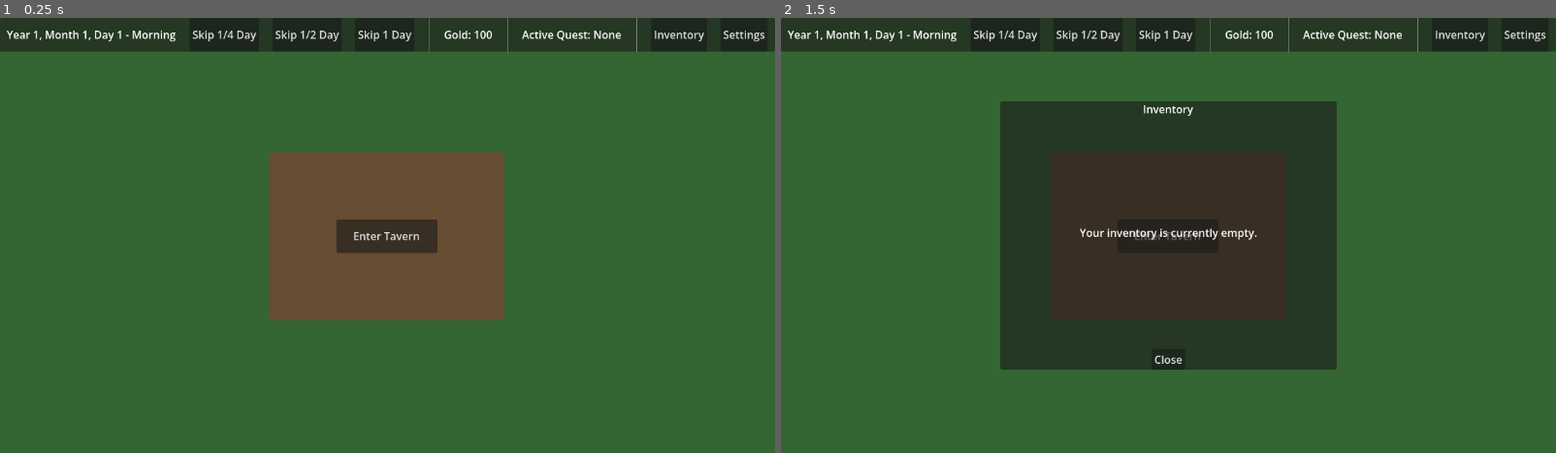
Above: before the commit, frames 1-2 (left to right).
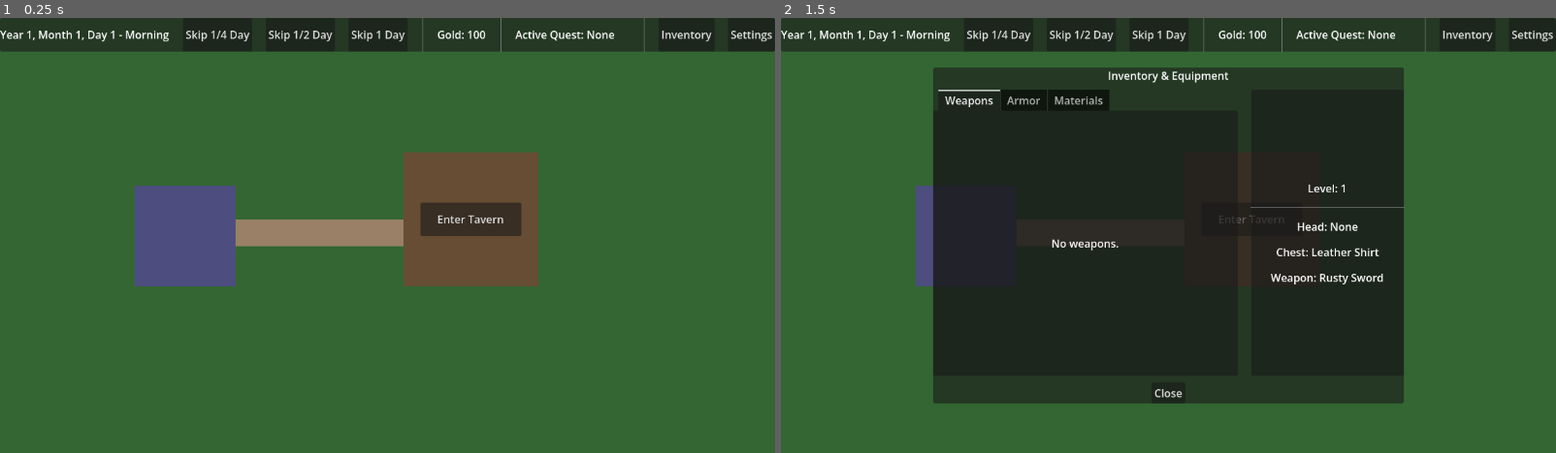
Above: after the commit, the same moments.

Repository: fakemailnum6-ux/Different-Way
Game: Godot game, scene res://Map/Map.tscn
Two runs of this game, one before a commit and one after it. Both use one fixed random seed, a clock stepped at 60 frames per second and the inputs below.
Inputs:
- Up to frame 1 (0.25 s): no input
- Up to frame 2 (1.5 s): click "Inventory" at 0.5 s; click "Enter Tavern" at 1.25 s

The runs differ from the first frame. In frame 1, 14% of the frame differs, in the area x 0-100%, y 0-70%; in frame 2, 30%, in the area x 0-100%, y 0-89%.

Commit message:
Refine UI scaling, inventory layout, and map visuals
- Updated HUDManager QuestLabel to dynamically scale and truncate ellipsis to prevent layout overlaps.
- Populated HUDManager Resolution settings with standard aspect ratios and connected signal to update DisplayServer window size.
- Refactored InventoryUI to feature a TabContainer for item categories (Weapons, Armor, Materials) and a dedicated Equipment/Level panel.
- Improved Map visually by adding connected ColorRect structures (Tavern, GenericHouse, and Road).

Co-authored-by: vasyafaker <273591210+vasyafaker@users.noreply.github.com>

Diff:
--- a/Map/Map.tscn
+++ b/Map/Map.tscn
@@ -30,20 +30,36 @@
 grow_vertical = 2
 color = Color(0.2, 0.4, 0.2, 1)
 
+[node name="Road" type="ColorRect" parent="MapUI"]
+layout_mode = 0
+offset_left = 200.0
+offset_top = 300.0
+offset_right = 800.0
+offset_bottom = 340.0
+color = Color(0.6, 0.5, 0.4, 1)
+
 [node name="TavernGround" type="ColorRect" parent="MapUI"]
 layout_mode = 0
-offset_left = 400.0
+offset_left = 600.0
 offset_top = 200.0
-offset_right = 750.0
-offset_bottom = 450.0
+offset_right = 800.0
+offset_bottom = 400.0
 color = Color(0.4, 0.3, 0.2, 1)
+
+[node name="GenericHouse" type="ColorRect" parent="MapUI"]
+layout_mode = 0
+offset_left = 200.0
+offset_top = 250.0
+offset_right = 350.0
+offset_bottom = 400.0
+color = Color(0.3, 0.3, 0.5, 1)
 
 [node name="EnterTavernButton" type="Button" parent="MapUI"]
 layout_mode = 0
-offset_left = 500.0
-offset_top = 300.0
-offset_right = 650.0
-offset_bottom = 350.0
+offset_left = 625.0
+offset_top = 275.0
+offset_right = 775.0
+offset_bottom = 325.0
 text = "Enter Tavern"
 
 [node name="CanvasLayer" type="CanvasLayer" parent="."]
--- a/UI/HUDManager.gd
+++ b/UI/HUDManager.gd
@@ -6,9 +6,27 @@
 @onready var settings_panel = $SettingsPanel
 @onready var time_label = $TopBar/HBoxContainer/TimeLabel
 @onready var quest_label = $TopBar/HBoxContainer/QuestLabel
+@onready var resolution_option = $SettingsPanel/VBoxContainer/HBoxContainerRes/ResolutionOption
+
+const RESOLUTIONS = [
+	Vector2i(1920, 1080),
+	Vector2i(1600, 900),
+	Vector2i(1280, 720),
+	Vector2i(1024, 768),
+	Vector2i(800, 600)
+]
 
 func _ready():
 	settings_panel.hide()
+
+	for res in RESOLUTIONS:
+		resolution_option.add_item("%d x %d" % [res.x, res.y])
+
+	resolution_option.item_selected.connect(_on_resolution_selected)
+
+func _on_resolution_selected(index: int):
+	var size = RESOLUTIONS[index]
+	DisplayServer.window_set_size(size)
 
 func set_time_text(text: String):
 	time_label.text = text
--- a/UI/HUDManager.tscn
+++ b/UI/HUDManager.tscn
@@ -57,7 +57,9 @@
 
 [node name="QuestLabel" type="Label" parent="TopBar/HBoxContainer"]
 layout_mode = 2
+size_flags_horizontal = 3
 text = "Active Quest: None"
+text_overrun_behavior = 3
 
 [node name="VSeparator3" type="VSeparator" parent="TopBar/HBoxContainer"]
 layout_mode = 2
--- a/UI/InventoryUI.tscn
+++ b/UI/InventoryUI.tscn
@@ -18,10 +18,10 @@
 anchor_top = 0.5
 anchor_right = 0.5
 anchor_bottom = 0.5
-offset_left = -250.0
-offset_top = -200.0
-offset_right = 250.0
-offset_bottom = 200.0
+offset_left = -350.0
+offset_top = -250.0
+offset_right = 350.0
+offset_bottom = 250.0
 grow_horizontal = 2
 grow_vertical = 2
 
@@ -32,20 +32,98 @@
 anchor_bottom = 1.0
 grow_horizontal = 2
 grow_vertical = 2
-theme_override_constants/separation = 20
+theme_override_constants/separation = 10
 alignment = 1
 
-[node name="Label" type="Label" parent="Panel/VBoxContainer"]
+[node name="TitleLabel" type="Label" parent="Panel/VBoxContainer"]
 layout_mode = 2
-text = "Inventory"
+text = "Inventory & Equipment"
 horizontal_alignment = 1
 
-[node name="EmptyLabel" type="Label" parent="Panel/VBoxContainer"]
+[node name="HBoxContainer" type="HBoxContainer" parent="Panel/VBoxContainer"]
 layout_mode = 2
 size_flags_vertical = 3
-text = "Your inventory is currently empty."
+theme_override_constants/separation = 20
+
+[node name="TabContainer" type="TabContainer" parent="Panel/VBoxContainer/HBoxContainer"]
+layout_mode = 2
+size_flags_horizontal = 3
+
+[node name="Weapons" type="Control" parent="Panel/VBoxContainer/HBoxContainer/TabContainer"]
+layout_mode = 2
+
+[node name="Label" type="Label" parent="Panel/VBoxContainer/HBoxContainer/TabContainer/Weapons"]
+layout_mode = 1
+anchors_preset = 15
+anchor_right = 1.0
+anchor_bottom = 1.0
+text = "No weapons."
 horizontal_alignment = 1
 vertical_alignment = 1
+
+[node name="Armor" type="Control" parent="Panel/VBoxContainer/HBoxContainer/TabContainer"]
+visible = false
+layout_mode = 2
+
+[node name="Label" type="Label" parent="Panel/VBoxContainer/HBoxContainer/TabContainer/Armor"]
+layout_mode = 1
+anchors_preset = 15
+anchor_right = 1.0
+anchor_bottom = 1.0
+text = "No armor."
+horizontal_alignment = 1
+vertical_alignment = 1
+
+[node name="Materials" type="Control" parent="Panel/VBoxContainer/HBoxContainer/TabContainer"]
+visible = false
+layout_mode = 2
+
+[node name="Label" type="Label" parent="Panel/VBoxContainer/HBoxContainer/TabContainer/Materials"]
+layout_mode = 1
+anchors_preset = 15
+anchor_right = 1.0
+anchor_bottom = 1.0
+text = "No materials."
+horizontal_alignment = 1
+vertical_alignment = 1
+
+[node name="EquipmentPanel" type="Panel" parent="Panel/VBoxContainer/HBoxContainer"]
+layout_mode = 2
+size_flags_horizontal = 3
+size_flags_stretch_ratio = 0.5
+
+[node name="VBoxContainer" type="VBoxContainer" parent="Panel/VBoxContainer/HBoxContainer/EquipmentPanel"]
+layout_mode = 1
+anchors_preset = 15
+anchor_right = 1.0
+anchor_bottom = 1.0
+grow_horizontal = 2
+grow_vertical = 2
+theme_override_constants/separation = 15
+alignment = 1
+
+[node name="LevelLabel" type="Label" parent="Panel/VBoxContainer/HBoxContainer/EquipmentPanel/VBoxContainer"]
+layout_mode = 2
+text = "Level: 1"
+horizontal_alignment = 1
+
+[node name="HSeparator" type="HSeparator" parent="Panel/VBoxContainer/HBoxContainer/EquipmentPanel/VBoxContainer"]
+layout_mode = 2
+
+[node name="EquippedHead" type="Label" parent="Panel/VBoxContainer/HBoxContainer/EquipmentPanel/VBoxContainer"]
+layout_mode = 2
+text = "Head: None"
+horizontal_alignment = 1
+
+[node name="EquippedChest" type="Label" parent="Panel/VBoxContainer/HBoxContainer/EquipmentPanel/VBoxContainer"]
+layout_mode = 2
+text = "Chest: Leather Shirt"
+horizontal_alignment = 1
+
+[node name="EquippedWeapon" type="Label" parent="Panel/VBoxContainer/HBoxContainer/EquipmentPanel/VBoxContainer"]
+layout_mode = 2
+text = "Weapon: Rusty Sword"
+horizontal_alignment = 1
 
 [node name="CloseButton" type="Button" parent="Panel/VBoxContainer"]
 layout_mode = 2
Not shown, changed: Arc.md
